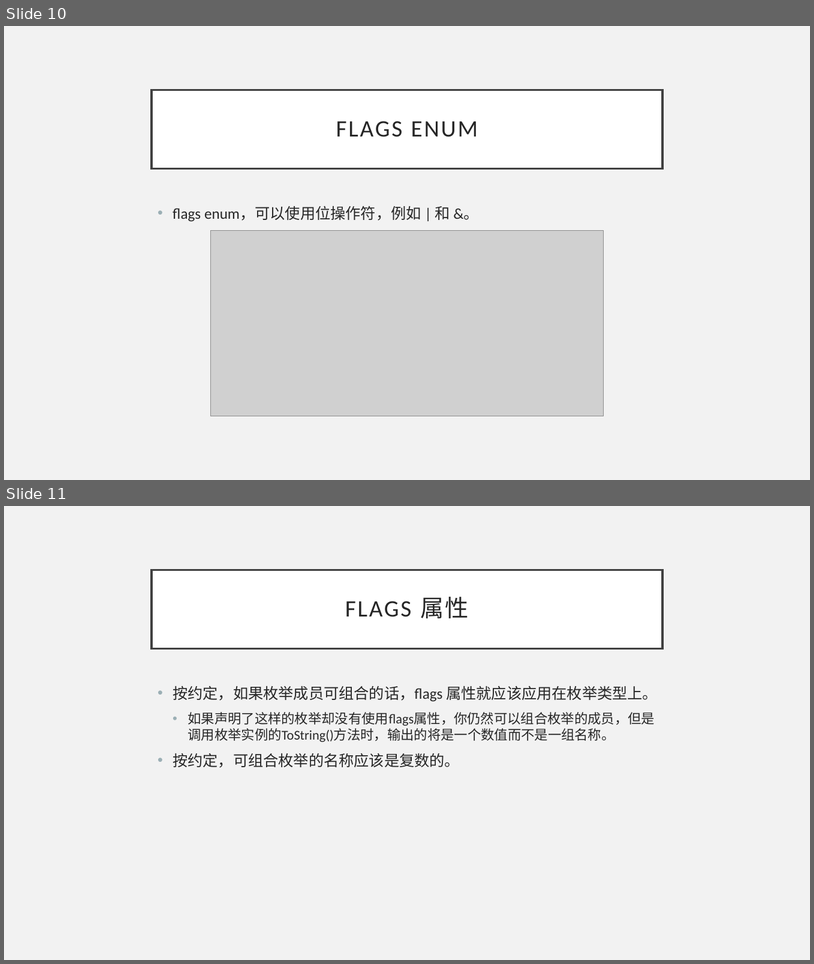
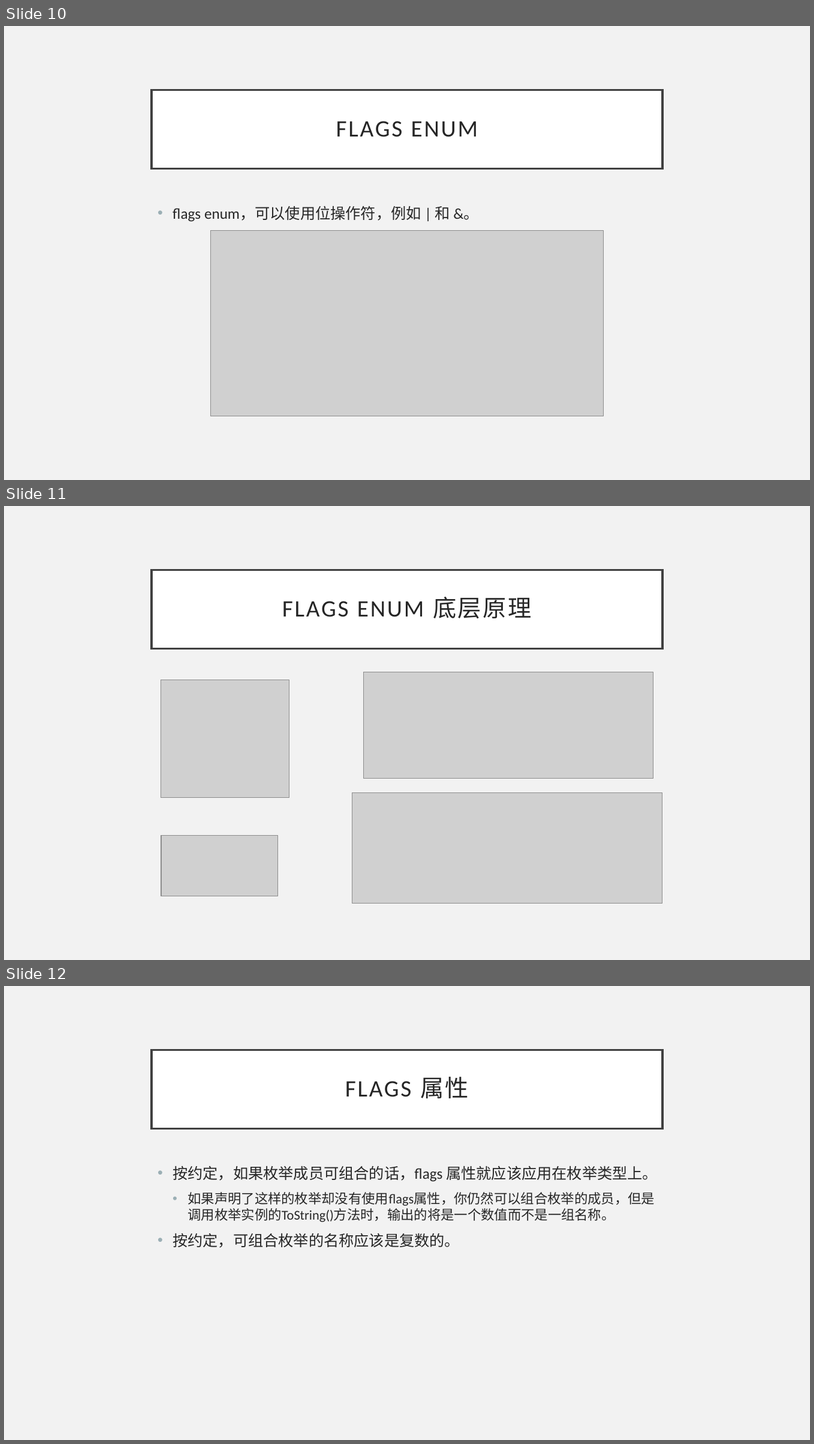
Before and after one commit to BillSon68/CSharp-Tutorial, a slide deck: Chapter 03/310 - 枚举和嵌套类型.pptx. Shown one above the other, each under a label of ours: slides 10 and 11 before the commit, slides 10, 11 and 12 after it. The pictures are 814x964 and 814x1444 pixels, drawn with LibreOffice and Linux fonts; fonts in the diff are those of the drawing; grey boxes stand for pictures. Boxes give left, top, right and bottom in pixels: in the first picture for what was removed or moved away, otherwise in the second. Text is boxed around its words. In the diff, an @@ line names an element or a change of style, - is before the commit and + after.

```diff
--- a/Chapter 03/310 - 枚举和嵌套类型.pptx
+++ b/Chapter 03/310 - 枚举和嵌套类型.pptx
@@ slide 11 added at <box>4,506,810,960</box>, background #F2F2F2 @@
@@ title added at <box>152,570,663,648</box>, fill #FFFFFF, outline #404040 2.5 pt, 28 pt, text #262626 @@
+FLAGS ENUM 底层原理
@@ picture added at <box>161,679,289,798</box> @@
@@ picture added at <box>364,672,654,778</box> @@
@@ picture added at <box>353,793,663,903</box> @@
@@ picture added at <box>161,835,278,895</box> @@
@@ what was slide 11 is now slide 12 @@
```
Also in this commit, not shown: 1 slide changed, 9 other slides added, 2 other files.
